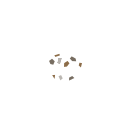
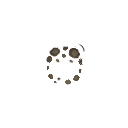
Layer changes from the first 128 x 128 image to the second:
painted on "FacialStripesA_south.png" over (x1=46, y1=43, x2=85, y2=85)
